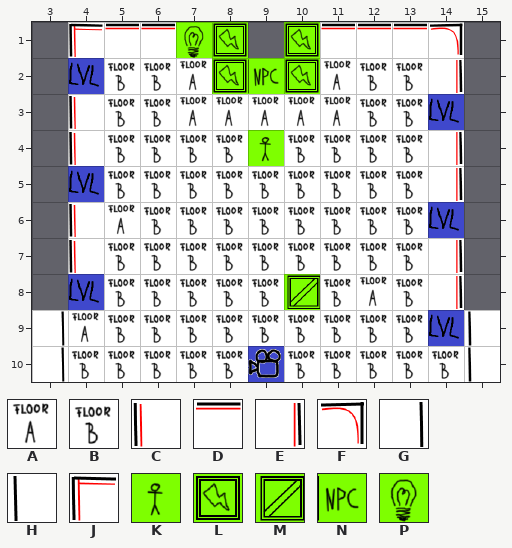
One commit to this Tiled map: assets/levels/Hub.tmx. Above, as it was before the edit.
Cells are 64x64 px. Shown: x 3..15, y 1..10.
Key: from "Tileset": A 0, B 1, C 8, D 9, E 10, F 13, G 20, H 22, J 24, K 32, L 33, M 34, N 35, P 38.
_ is an empty cell, # one hidden under a higher layer.
Layer "Tile Layer 1" before, first column x 3:
 1 _JDD##_#DDDF_
 2 _CBBA###ABBE_
 3 _CBBAAAAABBE_
 4 _CBBBB#BBBBE_
 5 _CBBBBBBBBBE_
 6 _CABBBBBBBBE_
 7 _CBBBBBBBBBE_
 8 _CBBBBB#BABE_
 9 GABBBBBBBBBAH
10 GBBBBBBBBBBBH
Layer "Tile Layer 2" before, first column x 3:
 1 ____PL_L_____
 2 _____LNL_____
 3 _____________
 4 ______K______
 5 _____________
 6 _____________
 7 _____________
 8 _______M_____
 9 _____________
10 _____________
And afterwards:
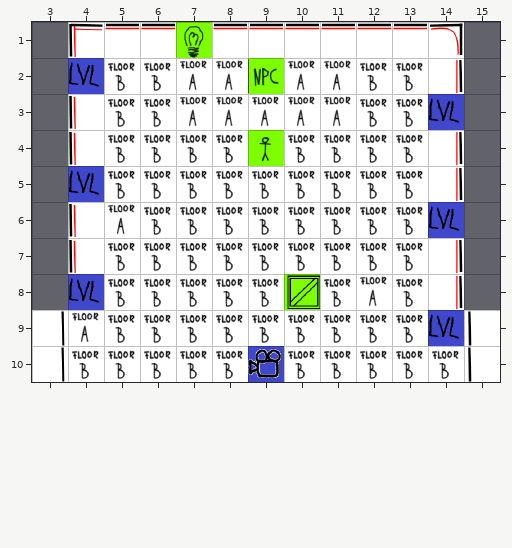
What changed:
Layer "Tile Layer 1":
y 1: x 8..10 #_# -> DDD
Layer "Tile Layer 2":
y 1..2: x 8 L -> _; x 10 L -> _
Changed places in both pictures, as pixel boxes (x1, y1, x2, y2):
changed: (212, 22, 320, 94)
